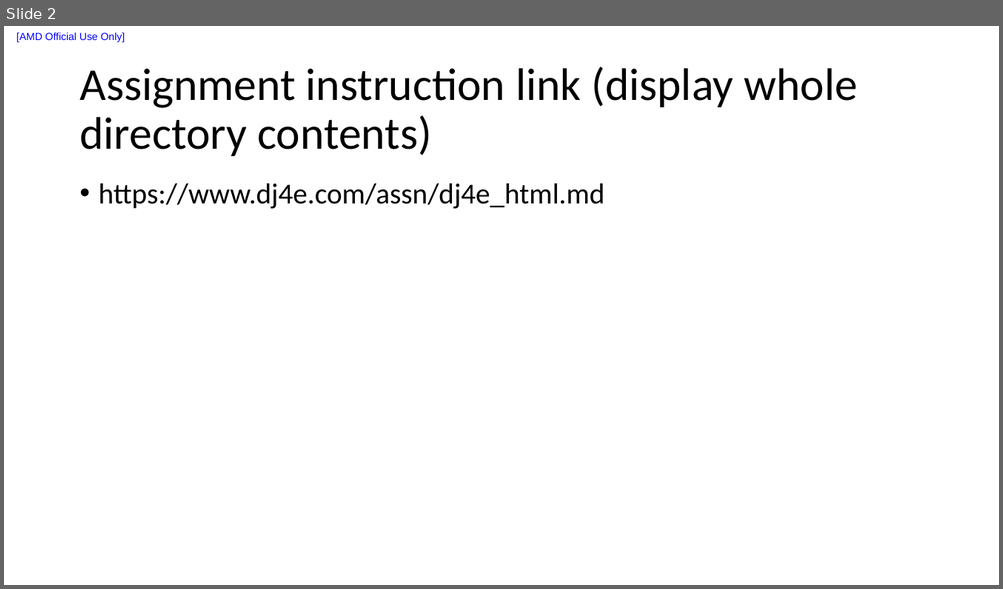
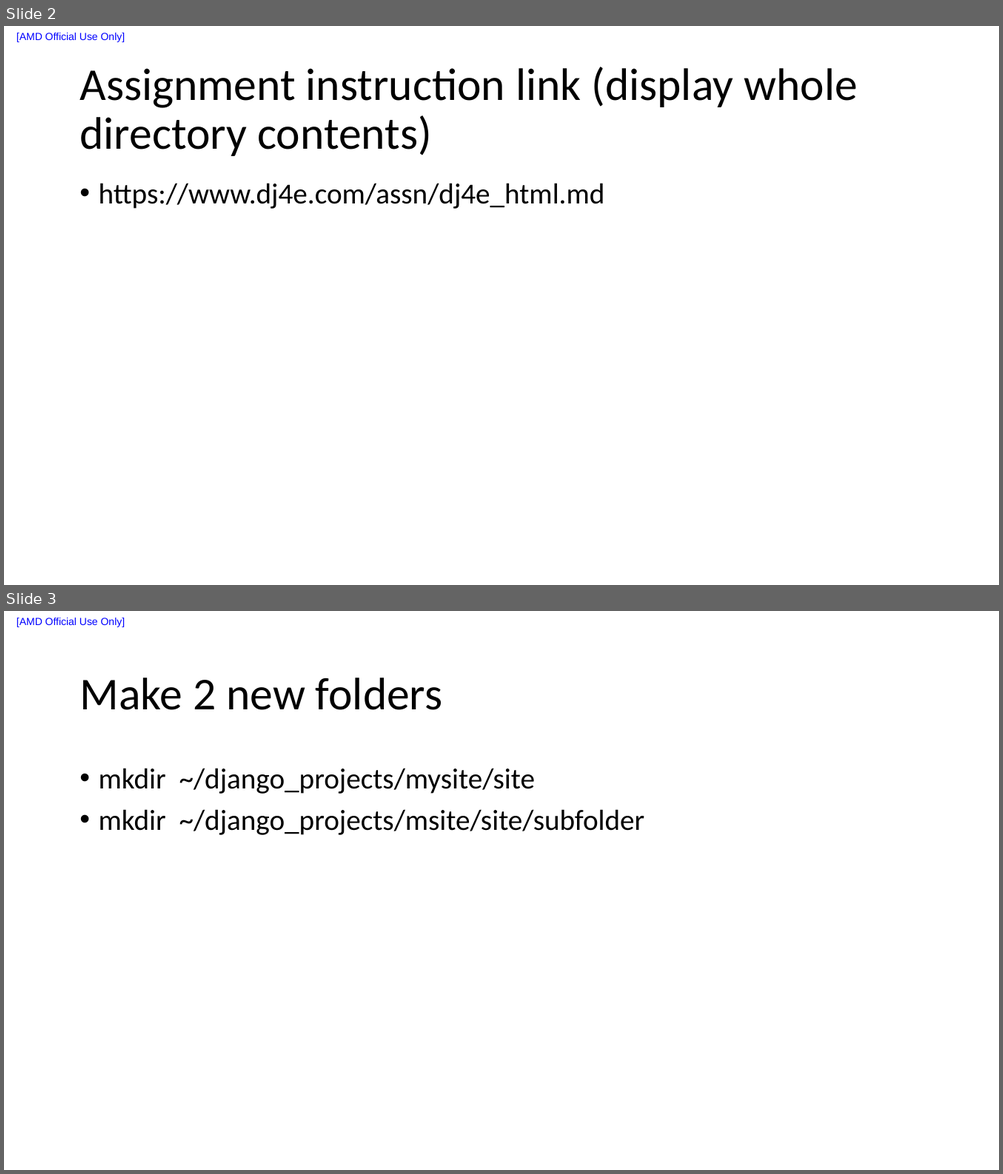
Before and after one commit to liuxu-github-ui/Django, a slide deck: Web Application Technologies and Django/week3/Add HTML content assginment.pptx. Shown one above the other, each under a label of ours: slide 2 before the commit, slides 2 and 3 after it. The pictures are 1003x589 and 1003x1174 pixels, drawn with LibreOffice and Linux fonts; fonts in the diff are those of the drawing. Boxes give left, top, right and bottom in pixels: in the first picture for what was removed or moved away, otherwise in the second. Text is boxed around its words. In the diff, an @@ line names an element or a change of style, - is before the commit and + after.

```diff
--- a/Web Application Technologies and Django/week3/Add HTML content assginment.pptx
+++ b/Web Application Technologies and Django/week3/Add HTML content assginment.pptx
@@ slide 3 added at bbox=[4, 611, 999, 1170], background #FFFFFF; not listed: 1 template element that a slide beside it also shows @@
@@ title added at bbox=[79, 678, 443, 710], 44 pt, text #000000 @@
+Make 2 new folders
@@ text added at bbox=[99, 768, 645, 835], 28 pt, text #000000 @@
+• mkdir ~/django_projects/mysite/site
+• mkdir ~/django_projects/msite/site/subfolder
```
Also in this commit, not shown: 1 slide changed, 2 other slides added, 3 other files.
